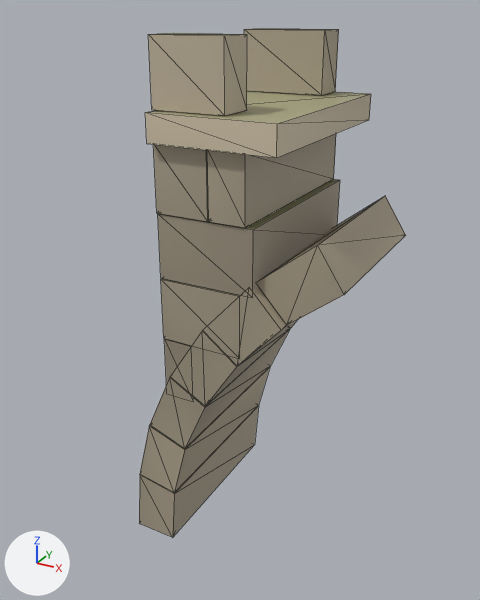
The glTF model assets/models/temple_kit/viaduct_top_arch_broken_mid.glb, before and after one commit.
The view is the same before and after, from a 50 mm lens placed at (-1.5, -17.1, 0.6), pointed at (-11.2, 0.5, -8.2). The axes (+X, +Y, +Z) are drawn at lower left. The lights are the same throughout. The older version comes first. Mesh edges are drawn as thin lines. Vertices at exactly the same position are counted once.

Before the edit, the objects in view are built like this:
```python
me_viaduct_top_arch_broken_mid = bpy.data.meshes.new('viaduct_top_arch_broken_mid')
me_viaduct_top_arch_broken_mid.from_pydata(...)  # 112 vertices, 168 faces; spans x -13.2..-6.5, y -3.3..3.2, z -15.8..0.0
me_viaduct_top_arch_broken_mid.materials.append(mat_temple_stone)
ob_viaduct_top_arch_broken_mid = bpy.data.objects.new('viaduct_top_arch_broken_mid', me_viaduct_top_arch_broken_mid)
ob_viaduct_top_arch_broken_mid.location = (0.0, 0.0, 0.0)
```
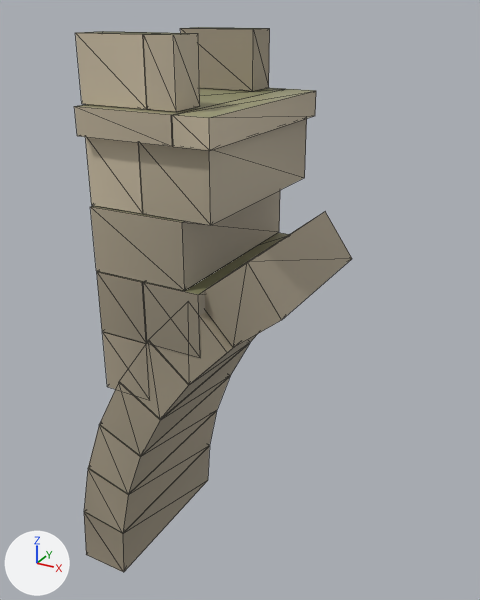
Location of each change, (x1, y1, x2, y2) in pixels of the pictures (480 x 600 px; the box of a moved part takes in the faces that stretch with it):
'viaduct_top_arch_broken_mid', reshaped (7% taller)
    before: (139, 28, 406, 538)
    after: (74, 27, 352, 572)
part 1 of me_viaduct_top_arch_broken_mid, moved or reshaped
    before: (139, 406, 259, 538)
    after: (84, 446, 210, 572)
part 2 of me_viaduct_top_arch_broken_mid, added (brown)
    after: (102, 332, 150, 400)
part 3 of me_viaduct_top_arch_broken_mid, added (brown)
    after: (97, 271, 147, 343)
part 4 of me_viaduct_top_arch_broken_mid, added (brown)
    after: (143, 233, 289, 358)
part 5 of me_viaduct_top_arch_broken_mid, moved or reshaped
    before: (158, 179, 340, 295)
    after: (90, 190, 280, 291)
part 6 of me_viaduct_top_arch_broken_mid, moved or reshaped
    before: (153, 144, 209, 222)
    after: (85, 137, 143, 214)
part 7 of me_viaduct_top_arch_broken_mid, added (brown)
    after: (74, 88, 283, 146)
part 8 of me_viaduct_top_arch_broken_mid, added (brown)
    after: (172, 89, 316, 150)
part 9 of me_viaduct_top_arch_broken_mid, moved or reshaped
    before: (148, 33, 247, 116)
    after: (75, 31, 156, 109)
part 10 of me_viaduct_top_arch_broken_mid, added (brown)
    after: (143, 33, 200, 112)
part 11 of me_viaduct_top_arch_broken_mid, moved or reshaped
    before: (244, 28, 339, 95)
    after: (180, 27, 270, 91)
part 12 of me_viaduct_top_arch_broken_mid, rebuilt
    before: (227, 287, 286, 366)
    after: (205, 212, 352, 348)
part 13 of me_viaduct_top_arch_broken_mid, rebuilt
    before: (170, 320, 297, 406)
    after: (154, 312, 233, 384)
part 14 of me_viaduct_top_arch_broken_mid, deleted (brown)
    before: (164, 339, 193, 396)
part 15 of me_viaduct_top_arch_broken_mid, deleted (brown)
    before: (161, 278, 241, 358)
part 16 of me_viaduct_top_arch_broken_mid, deleted (beige)
    before: (145, 91, 371, 158)
part 17 of me_viaduct_top_arch_broken_mid, moved or reshaped
    before: (140, 134, 406, 493)
    after: (84, 119, 307, 533)

Patch to the scene script:
```diff
--- a/assets/models/temple_kit/viaduct_top_arch_broken_mid.glb.py
+++ b/assets/models/temple_kit/viaduct_top_arch_broken_mid.glb.py
@@ me_viaduct_top_arch_broken_mid @@
 # used by ob_viaduct_top_arch_broken_mid; location = (0.0, 0.0, 0.0)
-me_viaduct_top_arch_broken_mid.from_pydata(...)  # 112 vertices, 168 faces; spans x -13.2..-6.5, y -3.3..3.2, z -15.8..0.0
+me_viaduct_top_arch_broken_mid.from_pydata(...)  # 144 vertices, 216 faces; spans x -15.9..-8.2, y -3.3..3.2, z -18.5..0.0
+# me_viaduct_top_arch_broken_mid part 1: the loose piece of 8 vertices spanning x -13.2..-11.7, y -3.0..3.0, z -15.8..-13.6 is scaled about its middle by (1.28, 1, 0.993), then moved by (-2.5, 0.0, -2.7)
+# me_viaduct_top_arch_broken_mid part 2: a new loose piece, a box spanning x -14.1..-12.4, y -3.0..3.0, z -10.5..-8.6, in mat_temple_stone
+# me_viaduct_top_arch_broken_mid part 3: a new loose piece, a box spanning x -14.1..-12.4, y -3.0..3.0, z -8.5..-6.6, in mat_temple_stone
+# me_viaduct_top_arch_broken_mid part 4: a new loose piece, a box spanning x -12.4..-10.5, y -3.0..3.0, z -8.5..-6.6, in mat_temple_stone
+# me_viaduct_top_arch_broken_mid part 5: the loose piece of 8 vertices spanning x -11.8..-8.9, y -3.0..3.0, z -6.4..-4.5 is moved by (-2.2, 0.0, -0.2)
+# me_viaduct_top_arch_broken_mid part 6: the loose piece of 8 vertices spanning x -11.8..-10.2, y -3.0..3.0, z -4.5..-2.6 is moved by (-2.2, 0.1, -0.1)
+# me_viaduct_top_arch_broken_mid part 7: a new loose piece, a box spanning x -14.09..-11.01, y -3.28..3.22, z -2.59..-1.82, in mat_temple_stone
+# me_viaduct_top_arch_broken_mid part 8: a new loose piece, a box spanning x -10.98..-9.93, y -3.27..3.23, z -2.59..-1.82, in mat_temple_stone
+# me_viaduct_top_arch_broken_mid part 9: the loose piece of 8 vertices spanning x -11.8..-9.7, y -3.0..-1.9, z -1.8..0.0 is moved by (-2.3, 0.0, 0.0)
+# me_viaduct_top_arch_broken_mid part 10: a new loose piece, a box spanning x -11.93..-11.05, y -2.98..-1.88, z -1.78..-0.01, in mat_temple_stone
+# me_viaduct_top_arch_broken_mid part 11: the loose piece of 8 vertices spanning x -11.8..-9.2, y 1.9..3.0, z -1.8..0.0 is moved by (-2.3, 0.0, 0.0)
+# me_viaduct_top_arch_broken_mid part 12: the loose piece of 8 vertices spanning x -10.4..-8.0, y -3.0..3.0, z -8.5..-6.1 is rebuilt with 8 vertices and now spans x -10.9..-8.2, y -2.7..2.7, z -8.2..-5.5
+# me_viaduct_top_arch_broken_mid part 13: the loose piece of 8 vertices spanning x -11.6..-9.4, y -3.0..3.0, z -10.1..-7.7 is rebuilt with 8 vertices and now spans x -12.3..-9.7, y -3.0..3.0, z -9.6..-6.9
+# me_viaduct_top_arch_broken_mid part 14: the loose piece of 8 vertices spanning x -11.8..-10.8, y -3.0..3.0, z -10.1..-8.3 is deleted
+# me_viaduct_top_arch_broken_mid part 15: the loose piece of 8 vertices spanning x -11.8..-9.3, y -3.0..3.0, z -8.2..-6.4 is deleted
+# me_viaduct_top_arch_broken_mid part 16: the loose piece of 8 vertices spanning x -11.8..-8.1, y -3.3..3.2, z -2.6..-1.8 is deleted
+# me_viaduct_top_arch_broken_mid part 17
+# 30 vertices are removed from x -13.1..-6.5, y -3.0..3.0, z -13.8..-2.6
+# 48 faces are deleted
+# 19 vertices are added at x -15.8..-10.1, y -3.0, z -16.6..-2.6
+# 19 new vertices lie (0.0, 6.0, 0.0) away from vertices in x -15.8..-10.1, y -3.0, z -16.6..-2.6
+# 60 new faces join them
 me_viaduct_top_arch_broken_mid.materials.append(mat_temple_stone)
```
